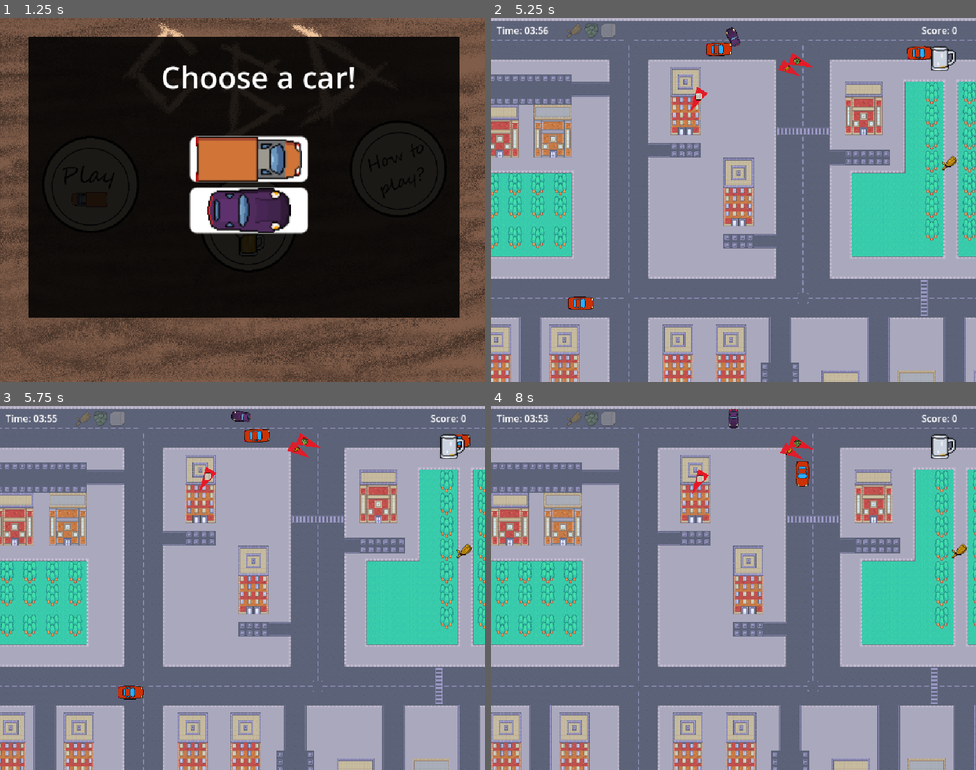
Above: before the commit, frames 1-4 (two rows, left to right).
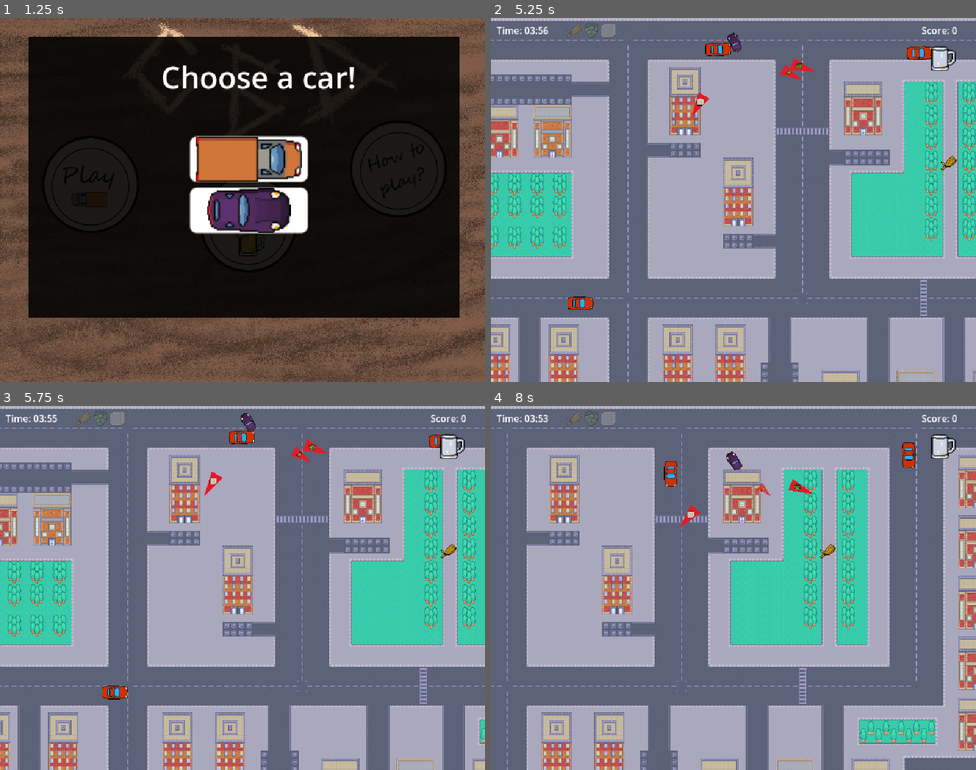
Above: after the commit, the same moments.

Repository: BastianTnd/grand-brew-delivery
Game: Godot game, scene res://Game/MainMenu/main_menu.tscn
Two runs of this game, one before a commit and one after it. Both use one fixed random seed, a clock stepped at 60 frames per second and the inputs below. Sound files missing from this copy of the repository are replaced by a short silence.
Inputs (mouse positions are in pixels of both pictures, inside the frame that each line leads up to):
- Up to frame 1 (1.25 s): click (92, 185) at 0.5 s
- Up to frame 2 (5.25 s): click (738, 210) at 1.25 s; hold Right (ui_right) 2.03-2.78 s; hold Down (ui_down) 2.78-3.53 s; hold Right (ui_right) 3.53-4.28 s; hold Up (ui_up) 4.28-5.03 s; hold Left (ui_left) from 5.03 s (still down)
- Up to frame 3 (5.75 s): keep holding Left (ui_left)
- Up to frame 4 (8 s): release Left (ui_left) at 6.53 s; hold Down (ui_down) 6.53-7.28 s; hold Right (ui_right) from 7.28 s (still down)

Frame 1 is identical in both runs. In frame 2, 6.9% of the frame differs, in the area x 0-100%, y 0-100%; in frame 3, 33%; in frame 4, 59%.

Commit message:
graphic(Player):
- added car exhaust fumes particles

Diff:
--- a/godot_project/Player/player.gd
+++ b/godot_project/Player/player.gd
@@ -1,13 +1,11 @@
 extends CharacterBody2D
 
-# --- LOAD COLLECTIBLES ---
 var icon_malt = preload("res://Collectible/Sprites/malt.png")
 var icon_hops = preload("res://Collectible/Sprites/hops.png")
 var icon_yeast = preload("res://Collectible/Sprites/yeast.png")
 
 signal beer_level_changed(new_value)
 
-# --- PHYSICS ---
 @export var engine_power = 150.0
 @export var max_speed = 320.0
 @export var max_speed_reverse = 110.0
@@ -27,7 +25,6 @@
 @export var unload_speed = 40.0
 var beer_visual: AnimatedSprite2D
 
-# --- Arrow Display Config ---
 @export var arrow_max_distance = 150.0
 @export var arrow_min_distance = 40.0
 @export var arrow_size = 22.0
@@ -91,6 +88,14 @@
 	var speed_before = velocity.length()
 	var collided = move_and_slide()
 
+	if collided:
+		var collision = get_last_slide_collision()
+		if collision:
+			var wall_normal = collision.get_normal()
+			var slide_velocity = velocity.slide(wall_normal)
+			if slide_velocity.length() > 0:
+				velocity = slide_velocity.normalized() * (speed_before * 0.8)
+
 	if collided and speed_before > 180:
 		if has_filled_this_round and beer_level > 0:
 			apply_crash_logic()
@@ -123,13 +128,11 @@
 
 			var arrow_center = Vector2(d, 0).rotated(angle)
 
-			# --- 1. DRAW ARROW ---
 			var p1 = arrow_center + Vector2(arrow_size * s * 1.2, 0).rotated(angle)
 			var p2 = arrow_center + Vector2(-arrow_size * s * 0.8, -arrow_size * s * 0.5).rotated(angle)
 			var p3 = arrow_center + Vector2(-arrow_size * s * 0.8, arrow_size * s * 0.5).rotated(angle)
 			draw_polygon(PackedVector2Array([p1, p2, p3]), PackedColorArray([arrow_final_color]))
 
-			# --- 2. FIND COLLECTIBLES ---
 			var current_icon = null
 			for item in get_tree().get_nodes_in_group("collectibles"):
 				if item.global_position.distance_to(target_pos) < 10:
@@ -137,16 +140,13 @@
 					elif item.collectible == 1: current_icon = icon_hops
 					elif item.collectible == 2: current_icon = icon_yeast
 
-			# --- 3. DRAW COLLECTIBLES ---
 			if current_icon:
 				var icon_size = Vector2(12, 12) * s
 				var offset_dist = (arrow_size * s * 0.2)
 				var shifted_center = arrow_center + Vector2(offset_dist, 0).rotated(angle + PI)
 
 				draw_set_transform(shifted_center, -global_rotation, Vector2.ONE)
-
 				draw_texture_rect(current_icon, Rect2(-icon_size / 2, icon_size), false, correction)
-
 				draw_set_transform(Vector2.ZERO, 0, Vector2.ONE)
 
 func apply_crash_logic():
--- a/godot_project/Player/player.tscn
+++ b/godot_project/Player/player.tscn
@@ -8,6 +8,21 @@
 
 [sub_resource type="RectangleShape2D" id="RectangleShape2D_4ntmi"]
 size = Vector2(29, 68)
+
+[sub_resource type="Curve" id="Curve_4ntmi"]
+_data = [Vector2(0, 1), 0.0, 0.0, 0, 0, Vector2(1, 0), 0.0, 0.0, 0, 0]
+point_count = 2
+
+[sub_resource type="CurveTexture" id="CurveTexture_btcbx"]
+curve = SubResource("Curve_4ntmi")
+
+[sub_resource type="ParticleProcessMaterial" id="ParticleProcessMaterial_gwnis"]
+particle_flag_disable_z = true
+initial_velocity_min = 20.0
+initial_velocity_max = 20.0
+gravity = Vector3(0, 0, 0)
+scale_curve = SubResource("CurveTexture_btcbx")
+color = Color(0.4149491, 0.4149491, 0.4149491, 1)
 
 [node name="Player" type="CharacterBody2D" unique_id=282871353]
 script = ExtResource("1_4ntmi")
@@ -38,3 +53,9 @@
 rotation = 1.5707964
 scale = Vector2(0.7, 0.7)
 shape = SubResource("RectangleShape2D_4ntmi")
+
+[node name="TrailParticles" type="GPUParticles2D" parent="." unique_id=534327711]
+position = Vector2(-25, -6)
+rotation = 3.1415927
+amount = 20
+process_material = SubResource("ParticleProcessMaterial_gwnis")
--- a/godot_project/Player/sportscar.tscn
+++ b/godot_project/Player/sportscar.tscn
@@ -29,3 +29,6 @@
 [node name="CollisionShape2D" parent="Area2D" parent_id_path=PackedInt32Array(1171098915) index="0" unique_id=300668999]
 position = Vector2(-2.3841858e-07, -2.1316282e-14)
 shape = SubResource("CapsuleShape2D_h1mvj")
+
+[node name="TrailParticles" parent="." index="4" unique_id=534327711]
+position = Vector2(-17, -5)
